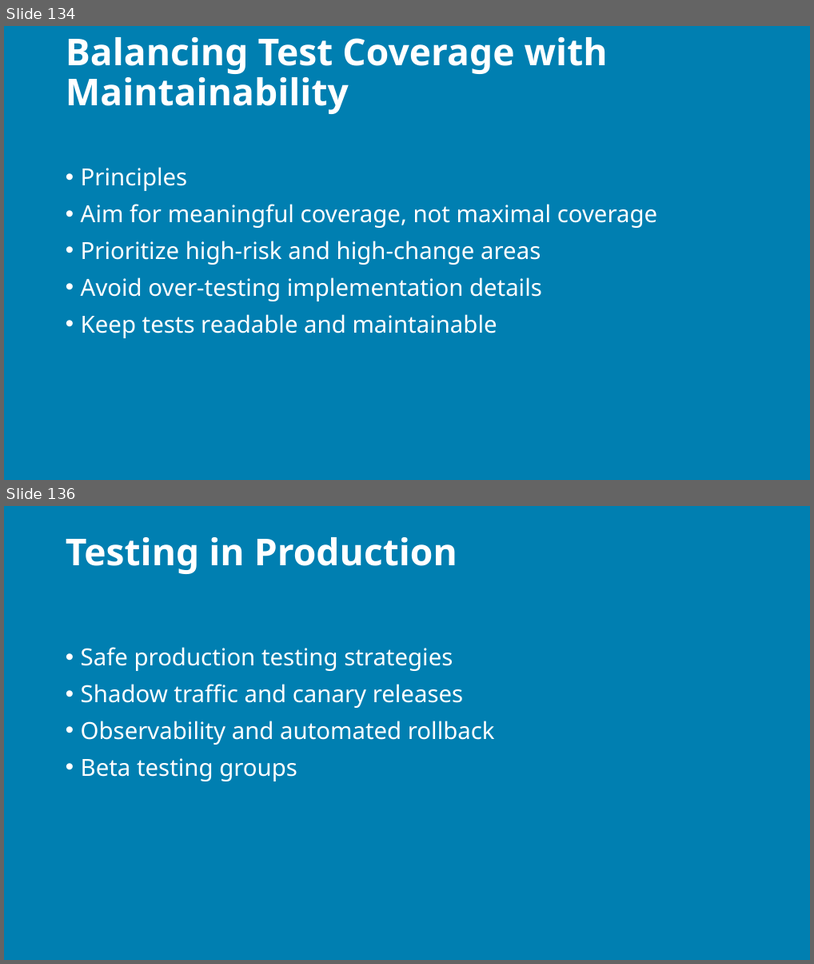
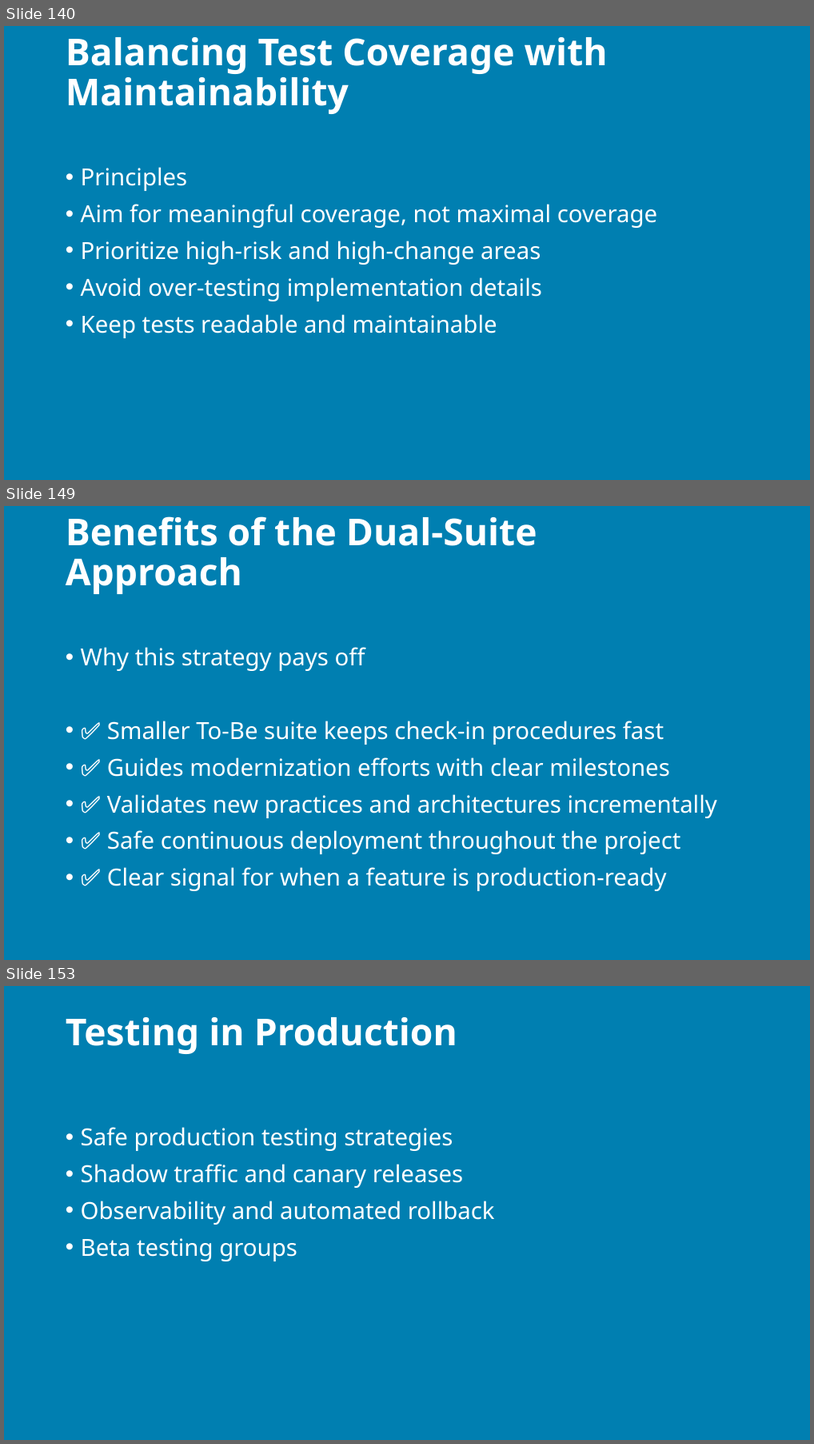
Before and after one commit to j0hnnymiller/AI-Assisted-Software-Development, a slide deck: Slides/output/aiasd-311-tuesday-draft.pptx. Shown one above the other, each under a label of ours: slides 134 and 136 before the commit, slides 140, 149 and 153 after it; the slides between them are not shown. The pictures are 814x964 and 814x1444 pixels, drawn with LibreOffice and Linux fonts; fonts in the diff are those of the drawing; background and template pictures are left out. Boxes give left, top, right and bottom in pixels: in the first picture for what was removed or moved away, otherwise in the second. Text is boxed around its words. In the diff, an @@ line names an element or a change of style, - is before the commit and + after.

```diff
--- a/Slides/output/aiasd-311-tuesday-draft.pptx
+++ b/Slides/output/aiasd-311-tuesday-draft.pptx
@@ slide 149 added at (4, 506, 810, 960), background picture (left out) @@
@@ title added at (66, 516, 538, 594), 44 pt, text #FFFFFF, bold @@
+Benefits of the Dual-Suite Approach
@@ text added at (81, 647, 718, 891), 28 pt, text #FFFFFF @@
+• Why this strategy pays off
+• ✅ Smaller To-Be suite keeps check-in procedures fast
+• ✅ Guides modernization efforts with clear milestones
+• ✅ Validates new practices and architectures incrementally
+• ✅ Safe continuous deployment throughout the project
+• ✅ Clear signal for when a feature is production-ready
@@ what was slide 134 is now slide 140 @@
@@ what was slide 136 is now slide 153 @@
```
Also in this commit, not shown: 10 slides changed, 17 other slides added, 1 slide removed, 16 other files.
